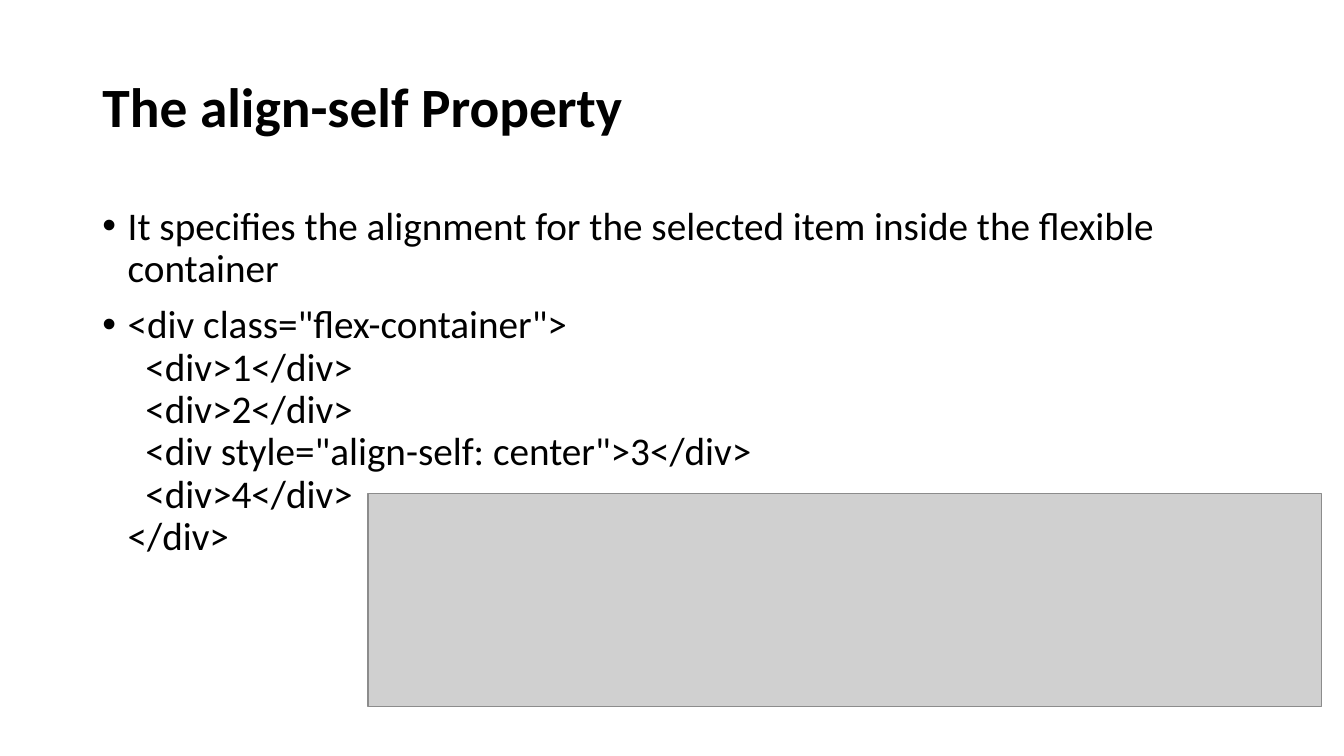
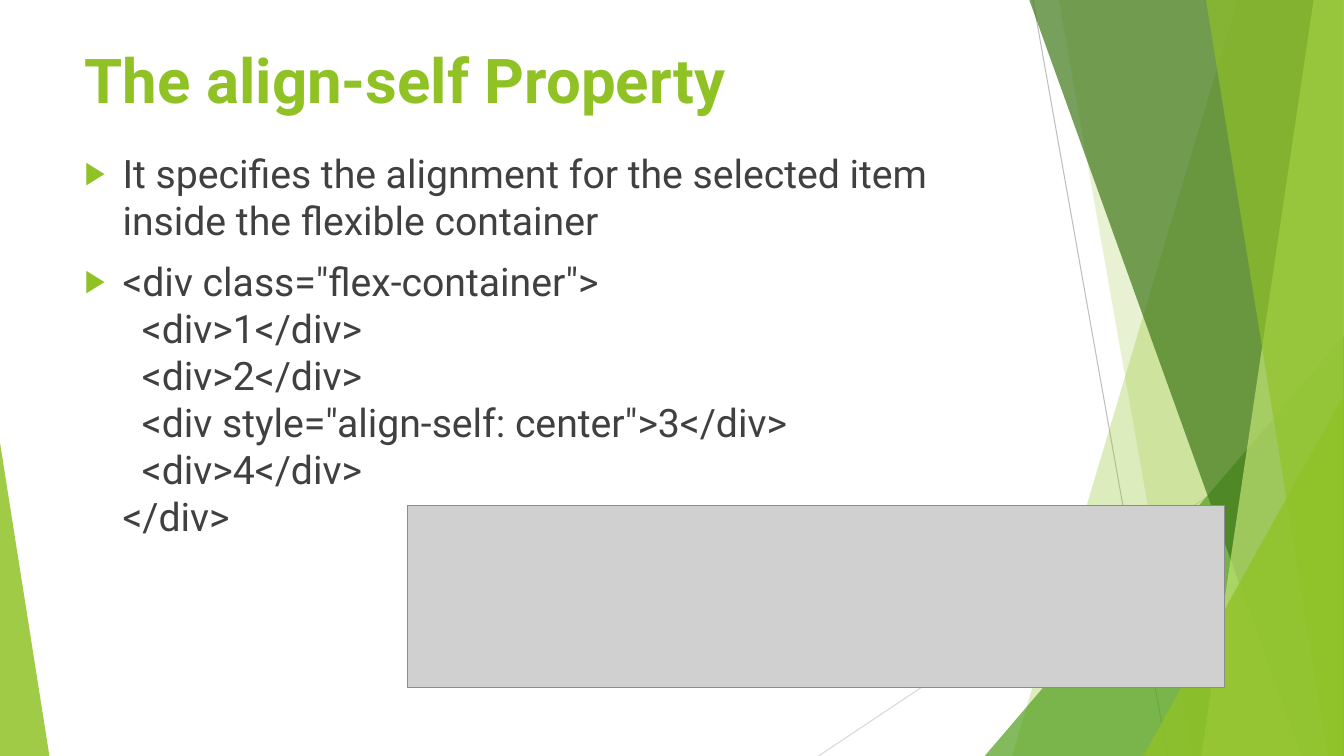
Before and after one commit to joeSuchan/flexboxProject, a slide deck: slide 27 of FlexBox 1D.pptx (slide 26 before the commit). Drawn at 1344x756 pixels with LibreOffice and Linux fonts; fonts in the diff are those of the drawing; grey boxes stand for pictures. Boxes give left, top, right and bottom in pixels: in the first picture for what was removed or moved away, otherwise in the second. Text is boxed around its words. In the diff, an @@ line names an element or a change of style, - is before the commit and + after.

```diff
--- a/FlexBox 1D.pptx
+++ b/FlexBox 1D.pptx
@@ title "The align-self Property": place and size @@
-title "The align-self Property" at [102, 88, 622, 137]
+title "The align-self Property" at [85, 56, 725, 116]
@@ title "The align-self Property" at [85, 56, 725, 116]: size 39.6 to 44.1 pt, font Calibri to Roboto, text colour #000000 to #90C226; line spacing 0.9 to 1; vertical alignment middle to top @@
@@ text "It specifies the alignment for ...": place and size @@
-text "It specifies the alignment for ..." at [128, 212, 1154, 552]
+text "It specifies the alignment for ..." at [123, 158, 927, 534]
@@ text "It specifies the alignment for ..." at [123, 158, 927, 534]: font Calibri to Roboto, text colour #000000 to #404040; bullet • to ▶; line spacing 0.9 to 1 @@
@@ group added at [0, 0, 1344, 756]: 5 freeform shapes, 3 triangles, 2 lines @@
@@ picture: place and size @@
-picture at [368, 494, 1322, 707]
+picture at [407, 505, 1225, 688]
```
Also in this commit, not shown: 26 other slides changed, 2 slides added.
